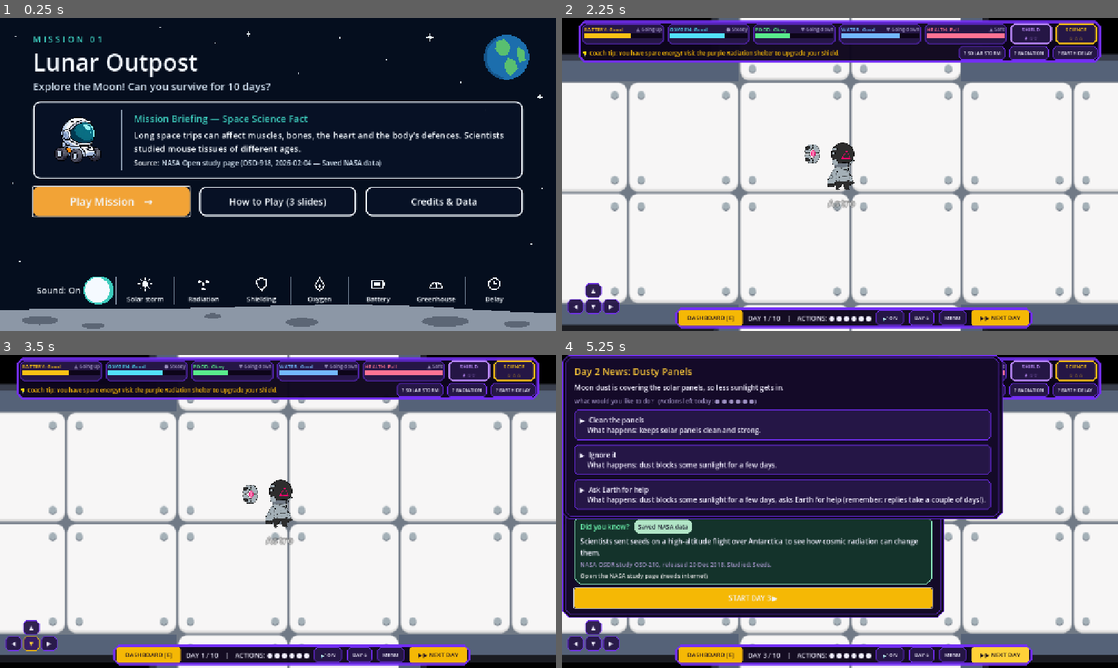
Above: before the commit, frames 1-4 (two rows, left to right).
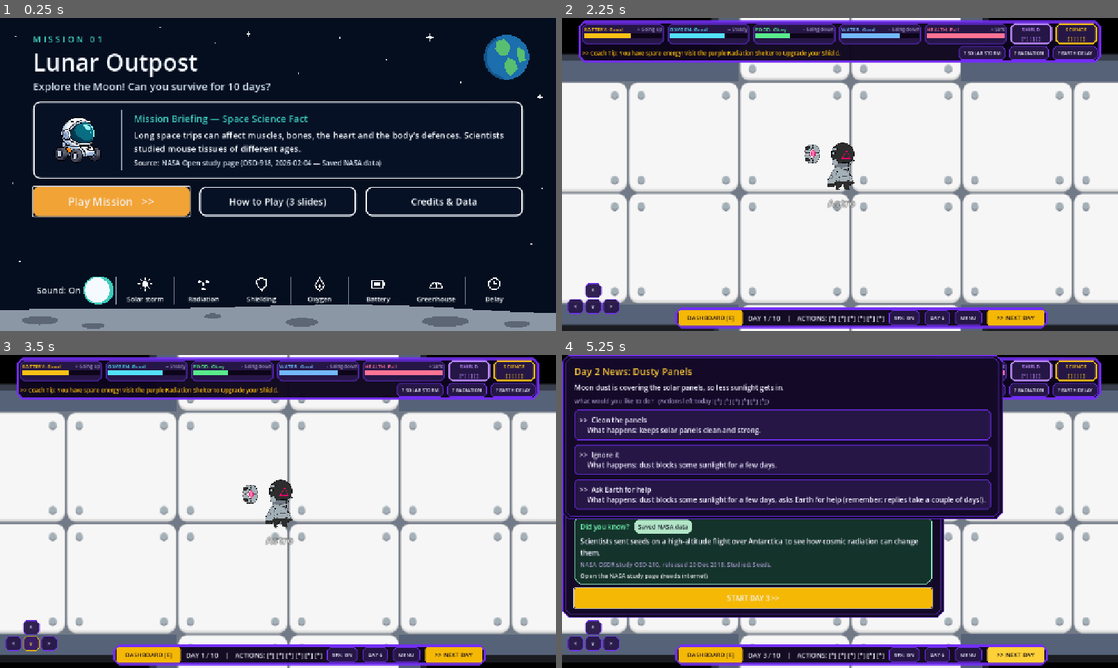
Above: after the commit, the same moments.

Repository: Abdelrhman-Mohamedd/NASA-Lunar_Outpost
Game: Godot game, scene res://scenes/main_menu.tscn
Same seed, same stepped clock (60 frames per second), same inputs: the game is played once before the commit and once after it.
Inputs (mouse positions are in pixels of both pictures, inside the frame that each line leads up to):
- Up to frame 1 (0.25 s): no input
- Up to frame 2 (2.25 s): click "Play Mission →" (after the commit: "Play Mission >>") at 0.5 s; click "MENU" at 1.25 s; click "Play Mission →" (after the commit: "Play Mission >>") at 2 s
- Up to frame 3 (3.5 s): click (33, 642) at 2.75 s, where only the run after the commit has a clickable "v"
- Up to frame 4 (5.25 s): click "▶▶ NEXT DAY" (after the commit: ">> NEXT DAY") at 3.5 s; click (751, 599) at 4.25 s, where only the run before the commit has a clickable "START DAY 2 ▶"; click "▶▶ NEXT DAY" (after the commit: ">> NEXT DAY") at 5 s

The runs differ from the first frame. In frame 1, 0.3% of the frame differs, in the area x 12-28%, y 57-61%; in frame 2, 1.8%; in frame 3, 1.8%; in frame 4, 1.9%, in the area x 2-94%, y 6-100%.

Commit message:
fix(ui): replace unsupported Web unicode/emoji glyphs with vector icons and supported symbols

Diff:
--- a/scenes/main_menu.gd
+++ b/scenes/main_menu.gd
@@ -180,7 +180,7 @@
 	btn_row.add_theme_constant_override("separation", 22)
 	vbox.add_child(btn_row)
 
-	var play_btn := _make_orange_cta("Play Mission   →")
+	var play_btn := _make_orange_cta("Play Mission   >>")
 	play_btn.size_flags_horizontal = Control.SIZE_EXPAND_FILL
 	play_btn.pressed.connect(_on_play_button_pressed)
 	btn_row.add_child(play_btn)
@@ -385,7 +385,7 @@
 	nav.add_theme_constant_override("separation", 12)
 	box.add_child(nav)
 
-	var prev_btn := UiKit.button("◀ Back", 17, Vector2(140, 48))
+	var prev_btn := UiKit.button("<< Back", 17, Vector2(140, 48))
 	prev_btn.disabled = (_slide_index <= 0)
 	prev_btn.pressed.connect(func() -> void:
 		_slide_index = maxi(0, _slide_index - 1)
@@ -393,7 +393,7 @@
 	)
 	nav.add_child(prev_btn)
 
-	var next_btn := UiKit.gold_button("NEXT SLIDE ▶" if _slide_index < HOW_TO_SLIDES.size() - 1 else "START MISSION ▶", 17, Vector2(180, 48))
+	var next_btn := UiKit.gold_button("NEXT SLIDE >>" if _slide_index < HOW_TO_SLIDES.size() - 1 else "START MISSION >>", 17, Vector2(180, 48))
 	next_btn.size_flags_horizontal = Control.SIZE_EXPAND_FILL
 	next_btn.pressed.connect(func() -> void:
 		if _slide_index < HOW_TO_SLIDES.size() - 1:
--- a/scripts/autoload/game_state.gd
+++ b/scripts/autoload/game_state.gd
@@ -169,42 +169,42 @@
 		"water":
 			return _trend_text(Rules.water_recycle() - int(Rules.greenhouse_mode_data(greenhouse_mode).get("water", 0)))
 		"health":
-			return "▼ Danger!" if oxygen <= 0 or food <= 0 else "▲ Safe"
+			return "! Danger!" if oxygen <= 0 or food <= 0 else "+ Safe"
 	return ""
 
 
 func _trend_text(net: int) -> String:
 	if net > 0:
-		return "▲ Going up"
-	return "▼ Going down" if net < 0 else "● Steady"
-
-
-## Visual dots for Actions Left today (e.g. "● ● ● ● ○ ○").
+		return "+ Going up"
+	return "- Going down" if net < 0 else "= Steady"
+
+
+## Visual dots for Actions Left today (e.g. "[*] [*] [*] [*] [ ] [ ]").
 func ap_dots() -> String:
 	var max_ap := Rules.ap_per_day()
 	var dots: Array[String] = []
 	for i in range(max_ap):
-		dots.append("●" if i < ap else "○")
+		dots.append("[*]" if i < ap else "[ ]")
 	return " ".join(dots)
 
 
 ## One-sentence helper coach that tells the player what to do next without any math.
 func coach_hint() -> String:
 	if phase == PHASE_STORM:
-		return "🚨 SOLAR STORM! Click the purple Radiation Shelter (bottom middle) and press HIDE IN SHELTER!"
-	if oxygen < 35 or meter_trend("oxygen") == "▼ Going down":
-		return "💡 Coach Tip: Oxygen is dropping! Click Life Support (top right) and set it to Normal or High."
+		return "[!] SOLAR STORM! Click the purple Radiation Shelter (bottom middle) and press HIDE IN SHELTER!"
+	if oxygen < 35 or meter_trend("oxygen") == "- Going down":
+		return ">> Coach Tip: Oxygen is dropping! Click Life Support (top right) and set it to Normal or High."
 	if food < 25 and not has_logged_action("resupply") and day <= int(Rules.comms_data().get("resupply", {}).get("send_by_day", 6)):
-		return "💡 Coach Tip: Food is getting low! Visit the Communications Room (bottom right) to call a Food Supply Rocket."
+		return ">> Coach Tip: Food is getting low! Visit the Communications Room (bottom right) to call a Food Supply Rocket."
 	if day in [2, 6, 8] and not has_logged_action("forecast", day) and ap >= 1 and not comms_blocked_today:
-		return "💡 Coach Tip: Visit the Communications Room (bottom right) and Ask Earth for a Storm Forecast!"
+		return ">> Coach Tip: Visit the Communications Room (bottom right) and Ask Earth for a Storm Forecast!"
 	if shield < Rules.max_value("shield") and ap >= 2 and battery >= 30:
-		return "💡 Coach Tip: You have spare energy! Visit the purple Radiation Shelter to Upgrade your Shield."
+		return ">> Coach Tip: You have spare energy! Visit the purple Radiation Shelter to Upgrade your Shield."
 	if science < int(Rules.win_data().get("three_stars_science", 30)) and ap >= 2 and battery >= 40:
-		return "💡 Coach Tip: Want 3 Stars? Visit the yellow Power Station to Do a Science Experiment!"
+		return ">> Coach Tip: Want 3 Stars? Visit the yellow Power Station to Do a Science Experiment!"
 	if ap == 0:
-		return "✅ You used all your Actions for today! Click 'Next Day >>' at the top right."
-	return "✅ All systems look healthy! Explore the 5 rooms or click 'Next Day >>' when you are ready."
+		return "[OK] You used all your Actions for today! Click 'Next Day >>' at the top right."
+	return "[OK] All systems look healthy! Explore the 5 rooms or click 'Next Day >>' when you are ready."
 
 
 # ---------------------------------------------------------------- actions
--- a/scripts/ui/dashboard_manager.gd
+++ b/scripts/ui/dashboard_manager.gd
@@ -408,19 +408,18 @@
 			resources_list.add_child(UiKit.label("• " + GameState.daily_log[i], 13, UiKit.COLOR_TEXT))
 		return
 
-	_add_res_line("⚡", Color(0.98, 0.78, 0.2), "BATTERY", "%s  (%s)" % [GameState.meter_word("battery").to_upper(), GameState.meter_trend("battery").to_upper()])
-	_add_res_line("🫧", Color(0.3, 0.85, 1.0), "OXYGEN", "%s  (%s)" % [GameState.meter_word("oxygen").to_upper(), GameState.meter_trend("oxygen").to_upper()])
-	_add_res_line("🌱", Color(0.4, 0.92, 0.5), "FOOD", "%s  (GREENHOUSE: %s)" % [GameState.meter_word("food").to_upper(), GameState.greenhouse_mode.to_upper()])
-	_add_res_line("💧", Color(0.45, 0.68, 1.0), "WATER", "%s  (%s)" % [GameState.meter_word("water").to_upper(), GameState.meter_trend("water").to_upper()])
+	_add_res_line("battery", Color(0.98, 0.78, 0.2), "BATTERY", "%s  (%s)" % [GameState.meter_word("battery").to_upper(), GameState.meter_trend("battery").to_upper()])
+	_add_res_line("oxygen", Color(0.3, 0.85, 1.0), "OXYGEN", "%s  (%s)" % [GameState.meter_word("oxygen").to_upper(), GameState.meter_trend("oxygen").to_upper()])
+	_add_res_line("food", Color(0.4, 0.92, 0.5), "FOOD", "%s  (GREENHOUSE: %s)" % [GameState.meter_word("food").to_upper(), GameState.greenhouse_mode.to_upper()])
+	_add_res_line("water", Color(0.45, 0.68, 1.0), "WATER", "%s  (%s)" % [GameState.meter_word("water").to_upper(), GameState.meter_trend("water").to_upper()])
 	var sh_stars := UiKit.stars(GameState.shield, Rules.max_value("shield"))
-	_add_res_line("🛡️", Color(0.75, 0.5, 1.0), "SHIELD & HEALTH", "SHIELD %s  |  HEALTH (%s)" % [sh_stars, GameState.meter_word("health").to_upper()])
+	_add_res_line("shield", Color(0.75, 0.5, 1.0), "SHIELD & HEALTH", "SHIELD %s  |  HEALTH (%s)" % [sh_stars, GameState.meter_word("health").to_upper()])
 
 
 func _add_res_line(icon_txt: String, col: Color, name_txt: String, val_txt: String) -> void:
 	var row := HBoxContainer.new()
 	row.add_theme_constant_override("separation", 8)
-	var icon := UiKit.label(icon_txt, 14, col, false)
-	icon.custom_minimum_size = Vector2(22, 0)
+	var icon := UiKit.icon_badge(icon_txt, col)
 	row.add_child(icon)
 	var lbl := UiKit.label("%s  (%s)" % [name_txt, val_txt], 13, UiKit.COLOR_TEXT, false)
 	row.add_child(lbl)
@@ -467,38 +466,38 @@
 
 	match current_facility_id:
 		"power_station":
-			_add_action_row("☀", Color(1, 0.82, 0.2), "CLEAN SOLAR PANELS", "READY", false, "KEEPS SUNLIGHT STRONG", "CLEAN", "repair_panel", null)
-			_add_action_row("🔬", Color(0.85, 0.55, 1.0), "SCIENCE EXPERIMENT", "STAR GOAL", false, "EARNS SCIENCE FOR 3 STARS", "RESEARCH", "experiment", null)
+			_add_action_row("sun", Color(1, 0.82, 0.2), "CLEAN SOLAR PANELS", "READY", false, "KEEPS SUNLIGHT STRONG", "CLEAN", "repair_panel", null)
+			_add_action_row("science", Color(0.85, 0.55, 1.0), "SCIENCE EXPERIMENT", "STAR GOAL", false, "EARNS SCIENCE FOR 3 STARS", "RESEARCH", "experiment", null)
 
 		"life_support":
-			_add_action_row("🫧", Color(0.35, 0.85, 1.0), "NORMAL MODE", "BALANCED", GameState.life_support_mode == "normal", "KEEPS OXYGEN STEADY", "SELECT", "set_life_support", "normal")
-			_add_action_row("🫧", Color(0.3, 0.95, 0.7), "HIGH MODE", "EXTRA AIR", GameState.life_support_mode == "high", "FILLS OXYGEN UP FAST", "SELECT", "set_life_support", "high")
-			_add_action_row("🫧", Color(0.95, 0.75, 0.3), "ECO MODE", "LOW POWER", GameState.life_support_mode == "eco", "SAVES POWER (AIR DROPS)", "SELECT", "set_life_support", "eco")
-			_add_action_row("⚡", Color(0.4, 0.95, 1.0), "EMERGENCY OXYGEN", "INSTANT", false, "QUICK BURST OF FRESH AIR", "BOOST", "emergency_oxygen", null)
+			_add_action_row("oxygen", Color(0.35, 0.85, 1.0), "NORMAL MODE", "BALANCED", GameState.life_support_mode == "normal", "KEEPS OXYGEN STEADY", "SELECT", "set_life_support", "normal")
+			_add_action_row("oxygen", Color(0.3, 0.95, 0.7), "HIGH MODE", "EXTRA AIR", GameState.life_support_mode == "high", "FILLS OXYGEN UP FAST", "SELECT", "set_life_support", "high")
+			_add_action_row("oxygen", Color(0.95, 0.75, 0.3), "ECO MODE", "LOW POWER", GameState.life_support_mode == "eco", "SAVES POWER (AIR DROPS)", "SELECT", "set_life_support", "eco")
+			_add_action_row("battery", Color(0.4, 0.95, 1.0), "EMERGENCY OXYGEN", "INSTANT", false, "QUICK BURST OF FRESH AIR", "BOOST", "emergency_oxygen", null)
 
 		"greenhouse":
-			_add_action_row("🌱", Color(0.4, 0.92, 0.5), "LOW HARVEST", "BALANCED", GameState.greenhouse_mode == "low", "STEADY SMALL HARVEST", "SELECT", "set_greenhouse", "low")
-			_add_action_row("🌿", Color(0.2, 1.0, 0.55), "HIGH HARVEST", "BIG CROP", GameState.greenhouse_mode == "high", "GROWS LOTS OF FOOD", "SELECT", "set_greenhouse", "high")
-			_add_action_row("⏸", Color(0.75, 0.7, 0.85), "GREENHOUSE OFF", "PAUSED", GameState.greenhouse_mode == "off", "SAVES WATER & POWER", "SELECT", "set_greenhouse", "off")
-			_add_action_row("🔧", Color(0.95, 0.78, 0.25), "FIX WATER PUMP", "REPAIR", false, "FIXES BROKEN PUMP", "REPAIR", "repair_pump", null)
+			_add_action_row("food", Color(0.4, 0.92, 0.5), "LOW HARVEST", "BALANCED", GameState.greenhouse_mode == "low", "STEADY SMALL HARVEST", "SELECT", "set_greenhouse", "low")
+			_add_action_row("crop", Color(0.2, 1.0, 0.55), "HIGH HARVEST", "BIG CROP", GameState.greenhouse_mode == "high", "GROWS LOTS OF FOOD", "SELECT", "set_greenhouse", "high")
+			_add_action_row("pause", Color(0.75, 0.7, 0.85), "GREENHOUSE OFF", "PAUSED", GameState.greenhouse_mode == "off", "SAVES WATER & POWER", "SELECT", "set_greenhouse", "off")
+			_add_action_row("wrench", Color(0.95, 0.78, 0.25), "FIX WATER PUMP", "REPAIR", false, "FIXES BROKEN PUMP", "REPAIR", "repair_pump", null)
 
 		"radiation_shelter":
 			if GameState.phase == GameState.PHASE_STORM:
 				_add_table_row(
-					"🚨", Color(1.0, 0.35, 0.4), "STORM LOCKDOWN", "NOW!", true, "PROTECTS CREW FROM STORM", "LOCK DOWN", true,
+					"alert", Color(1.0, 0.35, 0.4), "STORM LOCKDOWN", "NOW!", true, "PROTECTS CREW FROM STORM", "LOCK DOWN", true,
 					func() -> void:
 						close_dashboard()
 						lockdown_requested.emit()
 				)
 			var max_sh := (GameState.shield >= Rules.max_value("shield"))
-			_add_action_row("🛡️", Color(0.75, 0.5, 1.0), "UPGRADE SHIELD", "LVL %d/%d" % [GameState.shield, Rules.max_value("shield")], max_sh, "BLOCKS MORE STORM DAMAGE", "UPGRADE", "upgrade_shield", null)
+			_add_action_row("shield", Color(0.75, 0.5, 1.0), "UPGRADE SHIELD", "LVL %d/%d" % [GameState.shield, Rules.max_value("shield")], max_sh, "BLOCKS MORE STORM DAMAGE", "UPGRADE", "upgrade_shield", null)
 
 		"comms_room":
-			_add_action_row("📡", Color(0.45, 0.75, 1.0), "STORM FORECAST", "2d REPLY", false, "WARNS BEFORE BIG STORMS", "SEND", "forecast", null)
-			_add_action_row("💬", Color(0.75, 0.6, 1.0), "MISSION ADVICE", "2d REPLY", false, "TIPS FROM EARTH CONTROL", "SEND", "advice", null)
-			_add_action_row("📦", Color(0.4, 0.92, 0.5), "FOOD SUPPLY POD", "3d DROP", false, "DROPS A CRATE OF FOOD", "SEND", "resupply", "food")
-			_add_action_row("📦", Color(0.35, 0.85, 1.0), "OXYGEN SUPPLY POD", "3d DROP", false, "DROPS AN OXYGEN TANK", "SEND", "resupply", "oxygen")
-			_add_action_row("📦", Color(0.45, 0.68, 1.0), "WATER SUPPLY POD", "3d DROP", false, "DROPS CLEAN WATER", "SEND", "resupply", "water")
+			_add_action_row("radar", Color(0.45, 0.75, 1.0), "STORM FORECAST", "2d REPLY", false, "WARNS BEFORE BIG STORMS", "SEND", "forecast", null)
+			_add_action_row("chat", Color(0.75, 0.6, 1.0), "MISSION ADVICE", "2d REPLY", false, "TIPS FROM EARTH CONTROL", "SEND", "advice", null)
+			_add_action_row("pod", Color(0.4, 0.92, 0.5), "FOOD SUPPLY POD", "3d DROP", false, "DROPS A CRATE OF FOOD", "SEND", "resupply", "food")
+			_add_action_row("pod", Color(0.35, 0.85, 1.0), "OXYGEN SUPPLY POD", "3d DROP", false, "DROPS AN OXYGEN TANK", "SEND", "resupply", "oxygen")
+			_add_action_row("pod", Color(0.45, 0.68, 1.0), "WATER SUPPLY POD", "3d DROP", false, "DROPS CLEAN WATER", "SEND", "resupply", "water")
 
 
 func _add_header_col(title: String, min_w: float) -> void:
@@ -551,8 +550,7 @@
 	var name_box := HBoxContainer.new()
 	name_box.custom_minimum_size = Vector2(220, 0)
 	name_box.add_theme_constant_override("separation", 8)
-	var ic := UiKit.label(icon_txt, 15, col, false)
-	ic.custom_minimum_size = Vector2(22, 0)
+	var ic := UiKit.icon_badge(icon_txt, col)
 	name_box.add_child(ic)
 	name_box.add_child(UiKit.label(title, 13, UiKit.COLOR_TEXT, false))
 	row.add_child(name_box)
@@ -567,13 +565,13 @@
 	row.add_child(stat_pill)
 
 	# 3. Toggle indicator (70px)
-	var tog := UiKit.label("──●" if is_active else "●──", 14, UiKit.COLOR_GOLD if is_active else UiKit.COLOR_MUTED, false)
+	var tog := UiKit.label("[ ON ]" if is_active else "OFF", 12, UiKit.COLOR_GOLD if is_active else UiKit.COLOR_MUTED, false)
 	tog.custom_minimum_size = Vector2(70, 0)
 	tog.horizontal_alignment = HORIZONTAL_ALIGNMENT_CENTER
 	row.add_child(tog)
 
-	# 4. Effect + crystal icon (220px)
-	var eff_lbl := UiKit.label("◆ " + effect_txt, 12, UiKit.COLOR_ACCENT if enabled else UiKit.COLOR_MUTED, false)
+	# 4. Effect + bullet icon (220px)
+	var eff_lbl := UiKit.label("• " + effect_txt, 12, UiKit.COLOR_ACCENT if enabled else UiKit.COLOR_MUTED, false)
 	eff_lbl.custom_minimum_size = Vector2(220, 0)
 	eff_lbl.size_flags_horizontal = Control.SIZE_EXPAND_FILL
 	row.add_child(eff_lbl)
--- a/scripts/ui/day_summary.gd
+++ b/scripts/ui/day_summary.gd
@@ -58,7 +58,7 @@
 
 	var is_over := bool(day_end_entry.get("game_over", false))
 	var go := UiKit.gold_button(
-		"SEE MISSION RESULTS ▶" if is_over else "START DAY %d ▶" % (day_no + 1),
+		"SEE MISSION RESULTS >>" if is_over else "START DAY %d >>" % (day_no + 1),
 		16, Vector2(0, 46)
 	)
 	go.pressed.connect(func() -> void:
@@ -74,13 +74,13 @@
 	var before := int(m["before"])
 	var after := int(m["after"])
 	var word := GameState.meter_word(key)
-	var change := "● Stayed steady"
+	var change := "= Stayed steady"
 	var color := UiKit.COLOR_TEXT
 	if after > before:
-		change = "▲ Went up"
+		change = "+ Went up"
 		color = UiKit.COLOR_GOOD
 	elif after < before:
-		change = "▼ Went down"
+		change = "- Went down"
 		color = UiKit.COLOR_WARN if word not in ["LOW!", "EMPTY!"] else UiKit.COLOR_BAD
 
 	var strip := PanelContainer.new()
--- a/scripts/ui/end_screen.gd
+++ b/scripts/ui/end_screen.gd
@@ -24,12 +24,12 @@
 	var box: VBoxContainer = parts[1]
 	box.add_theme_constant_override("separation", 10)
 
-	var title_text := "🎉 MISSION COMPLETE — YOU SURVIVED 10 DAYS!" if won else "MISSION ENDED — LET'S TRY AGAIN!"
+	var title_text := "MISSION COMPLETE — YOU SURVIVED 10 DAYS!" if won else "MISSION ENDED — LET'S TRY AGAIN!"
 	var title_color := UiKit.COLOR_GOOD if won else UiKit.COLOR_BAD
 	box.add_child(UiKit.label(title_text, UiKit.FONT_TITLE, title_color))
 
 	var stars := GameState.stars_earned
-	var star_line := "Your Rating: %s (%d of 3 Stars)" % [UiKit.stars(stars, 3, " "), stars] if won else "Your Rating: ☆ ☆ ☆ (Keep Crew Health Good through Day 10 to win!)"
+	var star_line := "Your Rating: %s (%d of 3 Stars)" % [UiKit.stars(stars, 3, " "), stars] if won else "Your Rating: [ ] [ ] [ ] (Keep Crew Health Good through Day 10 to win!)"
 	box.add_child(UiKit.label(star_line, UiKit.FONT_BODY, UiKit.COLOR_WARN))
 
 	var sh_stars := UiKit.stars(GameState.shield, Rules.max_value("shield"))
--- a/scripts/ui/event_popup.gd
+++ b/scripts/ui/event_popup.gd
@@ -22,7 +22,7 @@
 
 	var choices: Array = event.get("choices", [])
 	if choices.is_empty():
-		var ok := UiKit.button("Got it! ▶")
+		var ok := UiKit.button("Got it! >>")
 		ok.pressed.connect(_finish)
 		box.add_child(ok)
 		add_child(_overlay)
@@ -33,7 +33,7 @@
 	var first_enabled: Button = null
 	for c in choices:
 		var check := GameState.can_choose_event(String(event["id"]), String(c["id"]))
-		var text := "▶  %s\n    %s" % [c.get("label", c["id"]), _describe(c.get("effects", {}))]
+		var text := ">>  %s\n    %s" % [c.get("label", c["id"]), _describe(c.get("effects", {}))]
 		if not bool(check["ok"]):
 			text = "%s\n    (Cannot pick right now: %s)" % [c.get("label", c["id"]), _friendly_reason(String(check["reason"]))]
 		var btn := UiKit.button(text, UiKit.FONT_BODY, Vector2(0, 70))
--- a/scripts/ui/hud.gd
+++ b/scripts/ui/hud.gd
@@ -57,8 +57,8 @@
 	meter_widgets["water"] = _make_bar_meter(meters_row, "WATER", Color(0.45, 0.72, 1.0), "")
 	meter_widgets["health"] = _make_bar_meter(meters_row, "HEALTH", Color(1.0, 0.45, 0.58), "")
 
-	shield_label = _make_badge(meters_row, "SHIELD\n★☆☆", Color(0.75, 0.55, 1.0), "shielding")
-	science_label = _make_badge(meters_row, "SCIENCE\n☆☆☆", Color(0.98, 0.76, 0.08), "")
+	shield_label = _make_badge(meters_row, "SHIELD\n[*] [ ] [ ]", Color(0.75, 0.55, 1.0), "shielding")
+	science_label = _make_badge(meters_row, "SCIENCE\n[ ] [ ] [ ]", Color(0.98, 0.76, 0.08), "")
 
 	var coach_row := HBoxContainer.new()
 	coach_row.add_theme_constant_override("separation", 8)
@@ -111,7 +111,7 @@
 	day_ap_label.add_theme_color_override("font_color", UiKit.COLOR_TEXT)
 	dock_row.add_child(day_ap_label)
 
-	mute_button = UiKit.button("🔊 ON", 12, Vector2(64, 34))
+	mute_button = UiKit.button("SFX: ON", 12, Vector2(68, 34))
 	mute_button.tooltip_text = "Mute or unmute game audio."
 	mute_button.pressed.connect(func() -> void: AudioManager.toggle_mute())
 	dock_row.add_child(mute_button)
@@ -126,7 +126,7 @@
 	reset_button.pressed.connect(_on_menu_pressed)
 	dock_row.add_child(reset_button)
 
-	end_day_button = UiKit.gold_button("▶▶ NEXT DAY", 14, Vector2(132, 34))
+	end_day_button = UiKit.gold_button(">> NEXT DAY", 14, Vector2(132, 34))
 	end_day_button.tooltip_text = "Finish today and advance to the next day."
 	end_day_button.pressed.connect(_on_end_day_pressed)
 	dock_row.add_child(end_day_button)
@@ -215,11 +215,11 @@
 	add_child(dpad)
 
 	dpad.add_child(Control.new())
-	_add_dpad_btn(dpad, "▲", "up")
+	_add_dpad_btn(dpad, "^", "up")
 	dpad.add_child(Control.new())
-	_add_dpad_btn(dpad, "◀", "left")
-	_add_dpad_btn(dpad, "▼", "down")
-	_add_dpad_btn(dpad, "▶", "right")
+	_add_dpad_btn(dpad, "<", "left")
+	_add_dpad_btn(dpad, "v", "down")
+	_add_dpad_btn(dpad, ">", "right")
 
 
 func _add_dpad_btn(parent: Container, text_str: String, dir_key: String) -> void:
@@ -250,7 +250,7 @@
 
 func _on_mute_changed(is_muted: bool) -> void:
 	if mute_button != null:
-		mute_button.text = "🔇 OFF" if is_muted else "🔊 ON"
+		mute_button.text = "SFX: OFF" if is_muted else "SFX: ON"
 
 
 func _on_game_state_changed() -> void:
--- a/scripts/ui/storm_overlay.gd
+++ b/scripts/ui/storm_overlay.gd
@@ -45,7 +45,7 @@
 	var box: VBoxContainer = parts[1]
 	var head := HBoxContainer.new()
 	head.add_theme_constant_override("separation", 8)
-	head.add_child(UiKit.label("🚨 SOLAR STORM ALERT! (Day %d)" % int(info.get("day", 0)), UiKit.FONT_TITLE, UiKit.COLOR_BAD, false))
+	head.add_child(UiKit.label("[!] SOLAR STORM ALERT! (Day %d)" % int(info.get("day", 0)), UiKit.FONT_TITLE, UiKit.COLOR_BAD, false))
 	var spacer := Control.new()
 	spacer.size_flags_horizontal = Control.SIZE_EXPAND_FILL
 	head.add_child(spacer)
@@ -60,7 +60,7 @@
 	box.add_child(UiKit.label(
 		"Run to the purple Radiation Shelter (bottom middle) or click the big button on the timer to hide inside!",
 		UiKit.FONT_BODY))
-	var go := UiKit.button("Start Timer & Run to Shelter! ▶", UiKit.FONT_TITLE, Vector2(0, 60))
+	var go := UiKit.button("Start Timer & Run to Shelter! >>", UiKit.FONT_TITLE, Vector2(0, 60))
 	go.pressed.connect(_start_countdown)
 	box.add_child(go)
 	add_child(_intro)
@@ -96,7 +96,7 @@
 	_bar.show_percentage = false
 	_bar.custom_minimum_size = Vector2(0, 16)
 	box.add_child(_bar)
-	var rush_btn := UiKit.button("🏃 RUSH TO RADIATION SHELTER & LOCK DOWN NOW!", 18, Vector2(0, 46))
+	var rush_btn := UiKit.button(">> RUSH TO RADIATION SHELTER & LOCK DOWN NOW!", 18, Vector2(0, 46))
 	rush_btn.pressed.connect(lockdown_now)
 	box.add_child(rush_btn)
 	add_child(_banner)
--- a/scripts/ui/ui_kit.gd
+++ b/scripts/ui/ui_kit.gd
@@ -125,7 +125,7 @@
 
 static func close_circle_button() -> Button:
 	var btn := Button.new()
-	btn.text = "✕"
+	btn.text = "X"
 	btn.custom_minimum_size = Vector2(32, 32)
 	btn.add_theme_font_size_override("font_size", 15)
 	btn.add_theme_color_override("font_color", COLOR_TEXT)
@@ -185,11 +185,106 @@
 		child.queue_free()
 
 
-static func stars(filled: int, total: int, sep: String = "") -> String:
+static func stars(filled: int, total: int, sep: String = " ") -> String:
 	var parts: Array[String] = []
 	for i in range(total):
-		parts.append("★" if i < filled else "☆")
-	return sep.join(parts)
+		parts.append("[*]" if i < filled else "[ ]")
+	var joiner := " " if sep == "" else sep
+	return joiner.join(parts)
+
+
+static func icon_badge(kind: String, col: Color) -> Control:
+	var b := _VectorBadge.new(kind, col)
+	b.custom_minimum_size = Vector2(22, 20)
+	b.mouse_filter = Control.MOUSE_FILTER_IGNORE
+	return b
+
+
+class _VectorBadge extends Control:
+	var kind: String
+	var col: Color
+
+	func _init(k: String, c: Color) -> void:
+		kind = k
+		col = c
+
+	func _draw() -> void:
+		var c := Vector2(size.x * 0.5, size.y * 0.5)
+		match kind:
+			"battery":
+				draw_colored_polygon(PackedVector2Array([
+					c + Vector2(1, -8), c + Vector2(-5, 1), c + Vector2(0, 1),
+					c + Vector2(-2, 8), c + Vector2(5, -1), c + Vector2(0, -1),
+				]), col)
+			"oxygen":
+				draw_arc(c + Vector2(-2, 1), 3.8, 0.0, TAU, 16, col, 1.8)
+				draw_arc(c + Vector2(4, -3), 2.6, 0.0, TAU, 14, col, 1.6)
+				draw_arc(c + Vector2(3, 4), 2.0, 0.0, TAU, 12, col, 1.5)
+			"food", "crop":
+				draw_line(c + Vector2(0, 7), c + Vector2(0, -3), col, 2.0)
+				draw_colored_polygon(PackedVector2Array([
+					c + Vector2(0, 1), c + Vector2(-6, -3), c + Vector2(-2, -6),
+				]), col)
+				draw_colored_polygon(PackedVector2Array([
+					c + Vector2(0, -1), c + Vector2(6, -5), c + Vector2(2, -8),
+				]), col)
+			"water":
+				draw_colored_polygon(PackedVector2Array([
+					c + Vector2(0, -7), c + Vector2(-5, 2), c + Vector2(5, 2),
+				]), col)
+				draw_circle(c + Vector2(0, 2.5), 5.0, col)
+			"shield":
+				var pts := PackedVector2Array([
+					c + Vector2(0, -8), c + Vector2(6, -5), c + Vector2(5, 2),
+					c + Vector2(0, 8), c + Vector2(-5, 2), c + Vector2(-6, -5),
+				])
+				draw_colored_polygon(pts, Color(col.r, col.g, col.b, 0.35))
+				pts.append(pts[0])
+				draw_polyline(pts, col, 1.8)
+			"sun":
+				draw_circle(c, 3.8, col)
+				for i in range(8):
+					var a := float(i) * TAU / 8.0
+					var d := Vector2(cos(a), sin(a))
+					draw_line(c + d * 5.2, c + d * 7.8, col, 1.6)
+			"science":
+				var pts := PackedVector2Array([
+					c + Vector2(-2, -7), c + Vector2(2, -7), c + Vector2(2, -3),
+					c + Vector2(6, 6), c + Vector2(-6, 6), c + Vector2(-2, -3),
+				])
+				draw_colored_polygon(pts, Color(col.r, col.g, col.b, 0.35))
+				pts.append(pts[0])
+				draw_polyline(pts, col, 1.8)
+			"pause":
+				draw_rect(Rect2(c + Vector2(-5, -6), Vector2(3.5, 12)), col, true)
+				draw_rect(Rect2(c + Vector2(1.5, -6), Vector2(3.5, 12)), col, true)
+			"wrench":
+				draw_line(c + Vector2(-5, 5), c + Vector2(3, -3), col, 2.6)
+				draw_arc(c + Vector2(4, -4), 3.2, 0.5, 4.8, 12, col, 2.0)
+			"alert":
+				draw_colored_polygon(PackedVector2Array([
+					c + Vector2(0, -8), c + Vector2(7, 6), c + Vector2(-7, 6),
+				]), col)
+				draw_line(c + Vector2(0, -3), c + Vector2(0, 2), COLOR_BG_DEEP, 2.0)
+				draw_circle(c + Vector2(0, 4.2), 1.1, COLOR_BG_DEEP)
+			"radar":
+				draw_arc(c + Vector2(-1, 2), 5.0, PI * 0.75, PI * 1.75, 14, col, 2.0)
+				draw_line(c + Vector2(-1, 2), c + Vector2(4, -3), col, 1.8)
+				draw_arc(c + Vector2(2, -1), 4.5, -PI * 0.45, 0.1, 10, col, 1.5)
+				draw_line(c + Vector2(-4, 7), c + Vector2(2, 7), col, 2.0)
+			"chat":
+				draw_rect(Rect2(c + Vector2(-6, -6), Vector2(12, 9)), col, false, 1.8)
+				draw_colored_polygon(PackedVector2Array([
+					c + Vector2(-3, 3), c + Vector2(1, 3), c + Vector2(-4, 7),
+				]), col)
+			"pod":
+				draw_rect(Rect2(c + Vector2(-6, -6), Vector2(12, 12)), Color(col.r, col.g, col.b, 0.30), true)
+				draw_rect(Rect2(c + Vector2(-6, -6), Vector2(12, 12)), col, false, 1.8)
+				draw_line(c + Vector2(-6, 0), c + Vector2(6, 0), col, 1.5)
+				draw_line(c + Vector2(0, -6), c + Vector2(0, 6), col, 1.5)
+			_:
+				draw_arc(c, 6.5, 0.0, TAU, 18, col, 1.8)
+				draw_circle(c, 2.2, col)
 
 
 static func is_left_click(event: InputEvent) -> bool:
Not shown, changed: export/web/index.pck
